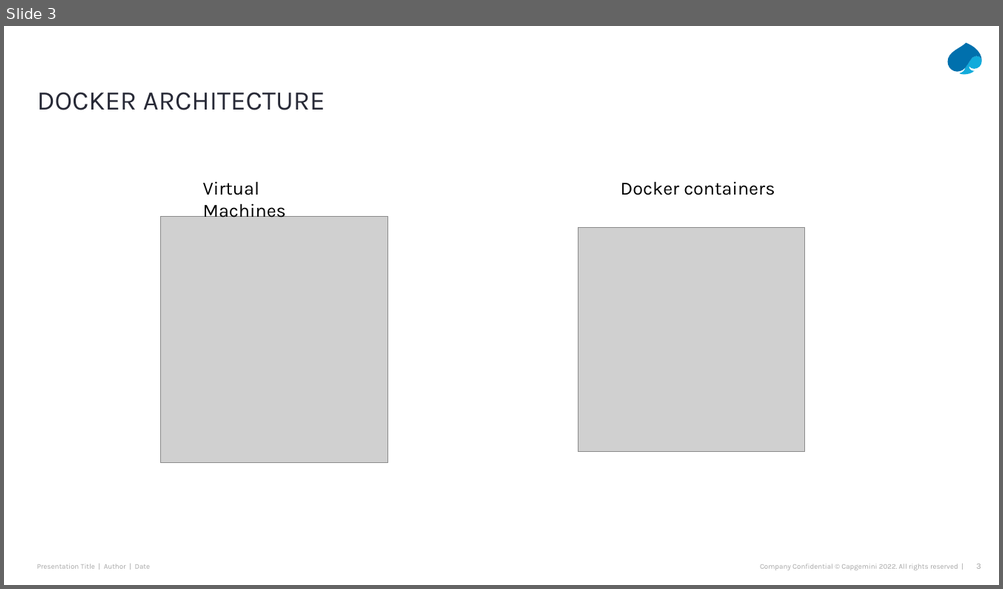
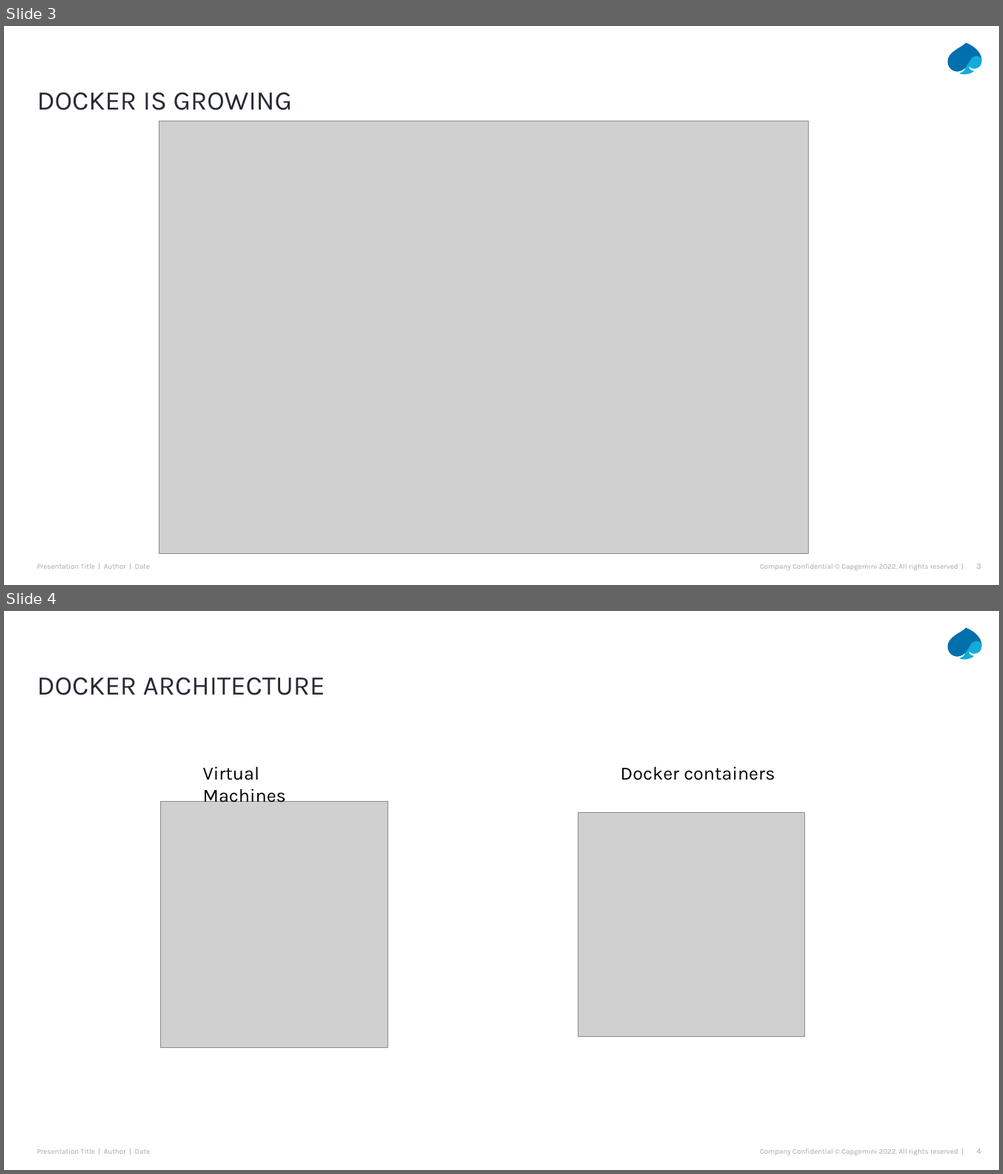
Before and after one commit to gvangeel/dotnet-loves-docker, a slide deck: docs/NET ❤ Docker.pptx. Shown one above the other, each under a label of ours: slide 3 before the commit, slides 3 and 4 after it. The pictures are 1003x589 and 1003x1174 pixels, drawn with LibreOffice and Linux fonts; fonts in the diff are those of the drawing; grey boxes stand for pictures. Boxes give left, top, right and bottom in pixels: in the first picture for what was removed or moved away, otherwise in the second. Text is boxed around its words. In the diff, an @@ line names an element or a change of style, - is before the commit and + after.

```diff
--- a/docs/NET ❤ Docker.pptx
+++ b/docs/NET ❤ Docker.pptx
@@ slide 3 added at box(4, 26, 999, 585), background #FFFFFF; not listed: 5 template elements that a slide beside it also shows @@
@@ title added at box(37, 92, 292, 110), 26 pt, text #272936 @@
+DOCKER IS GROWING
@@ picture added at box(159, 121, 808, 554) @@
@@ what was slide 3 is now slide 4 @@
@@ page number at box(976, 1149, 981, 1154): text changed @@
-3
+4
```
Also in this commit, not shown: 1 slide changed.
